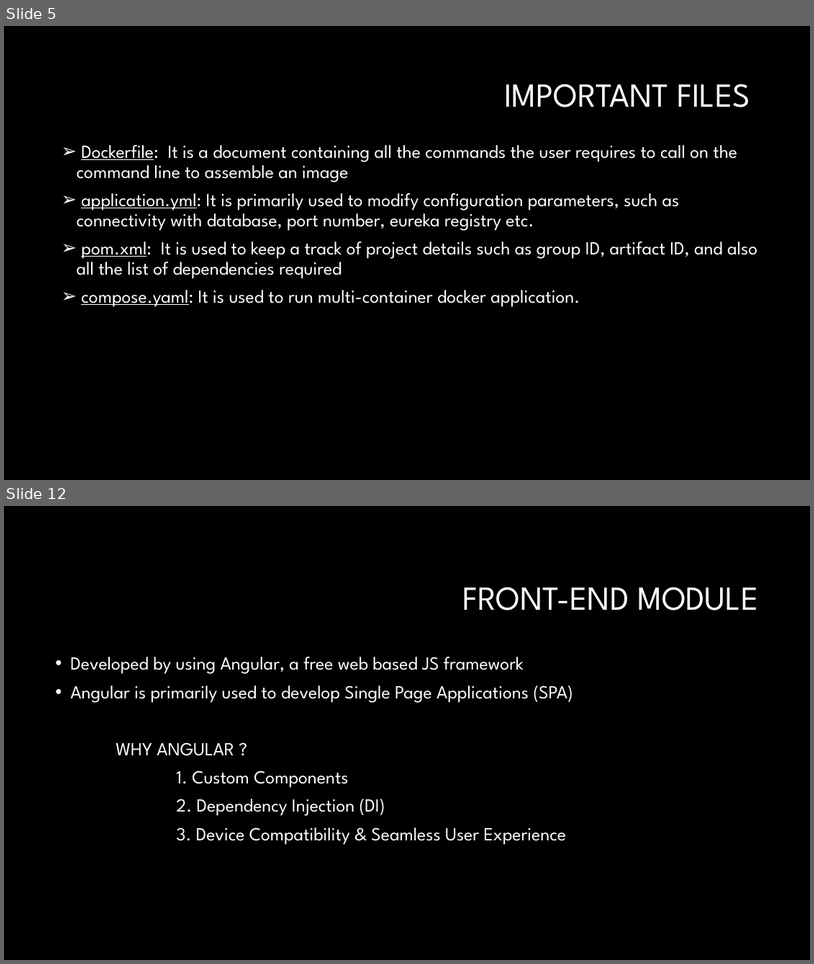
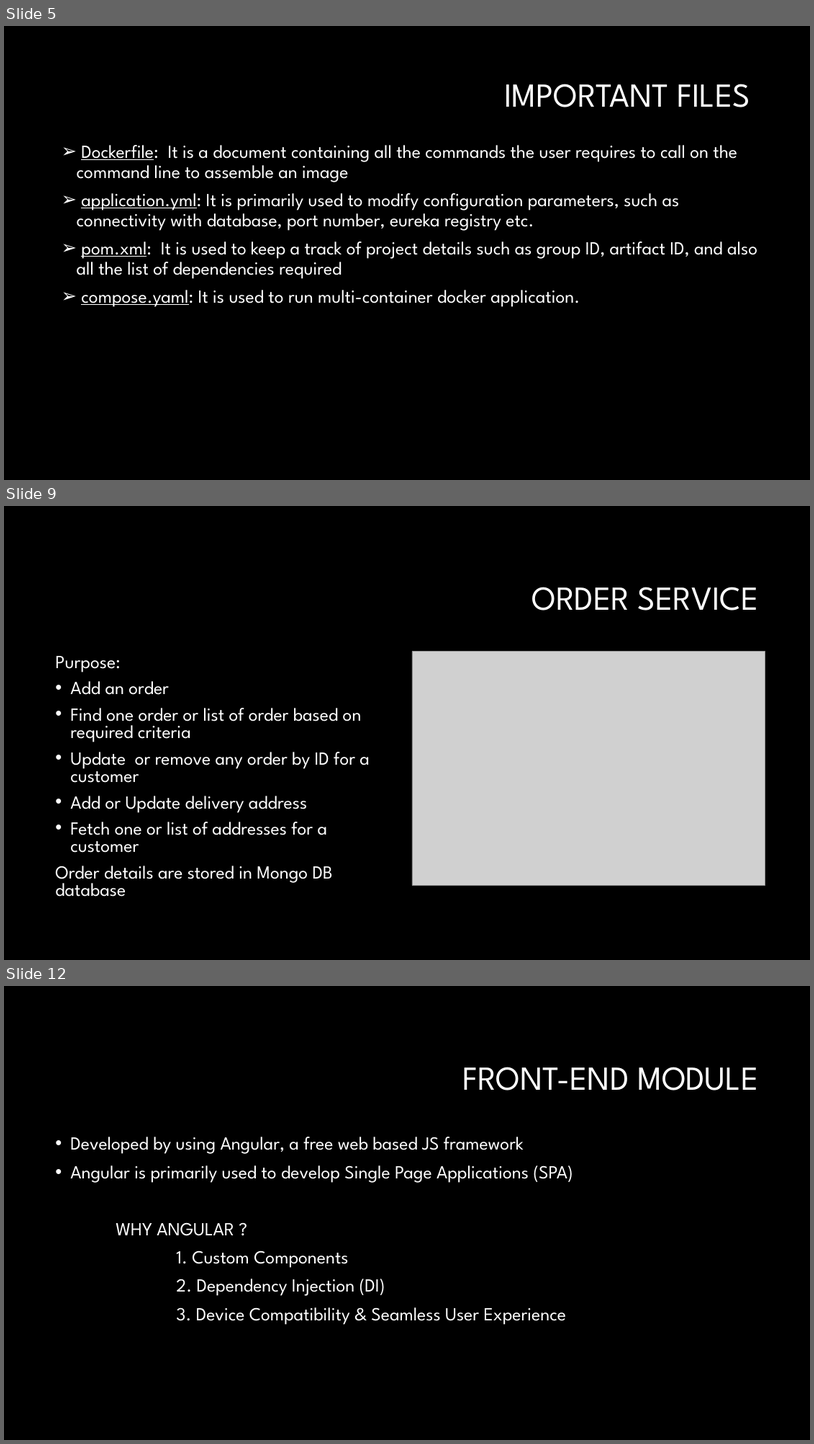
Before and after one commit to ashimaakash03/food-delivery-app, a slide deck: FOOD DELIVERY APPLICATION.pptx. Shown one above the other, each under a label of ours: slides 5 and 12 before the commit, slides 5, 9 and 12 after it; the slides between them are not shown. The pictures are 814x964 and 814x1444 pixels, drawn with LibreOffice and Linux fonts; fonts in the diff are those of the drawing; grey boxes stand for pictures; background and template pictures are left out. Boxes give left, top, right and bottom in pixels: in the first picture for what was removed or moved away, otherwise in the second. Text is boxed around its words. In the diff, an @@ line names an element or a change of style, - is before the commit and + after.

```diff
--- a/FOOD DELIVERY APPLICATION.pptx
+++ b/FOOD DELIVERY APPLICATION.pptx
@@ slide 9 added at box(4, 506, 810, 960), background #000000 @@
@@ title added at box(532, 587, 759, 610), 40 pt, text #FFFFFF @@
+ORDER SERVICE
@@ text added at box(55, 656, 370, 896), 22 pt, text #FFFFFF @@
+Purpose:
+• Add an order
+• Find one order or list of order based on required criteria
+• Update or remove any order by ID for a customer
+• Add or Update delivery address
+• Fetch one or list of addresses for a customer
+Order details are stored in Mongo DB database
@@ picture added at box(412, 651, 765, 885) @@
```
Also in this commit, not shown: 1 slide changed, 6 other slides added, 5 slides removed, 3 other files.
